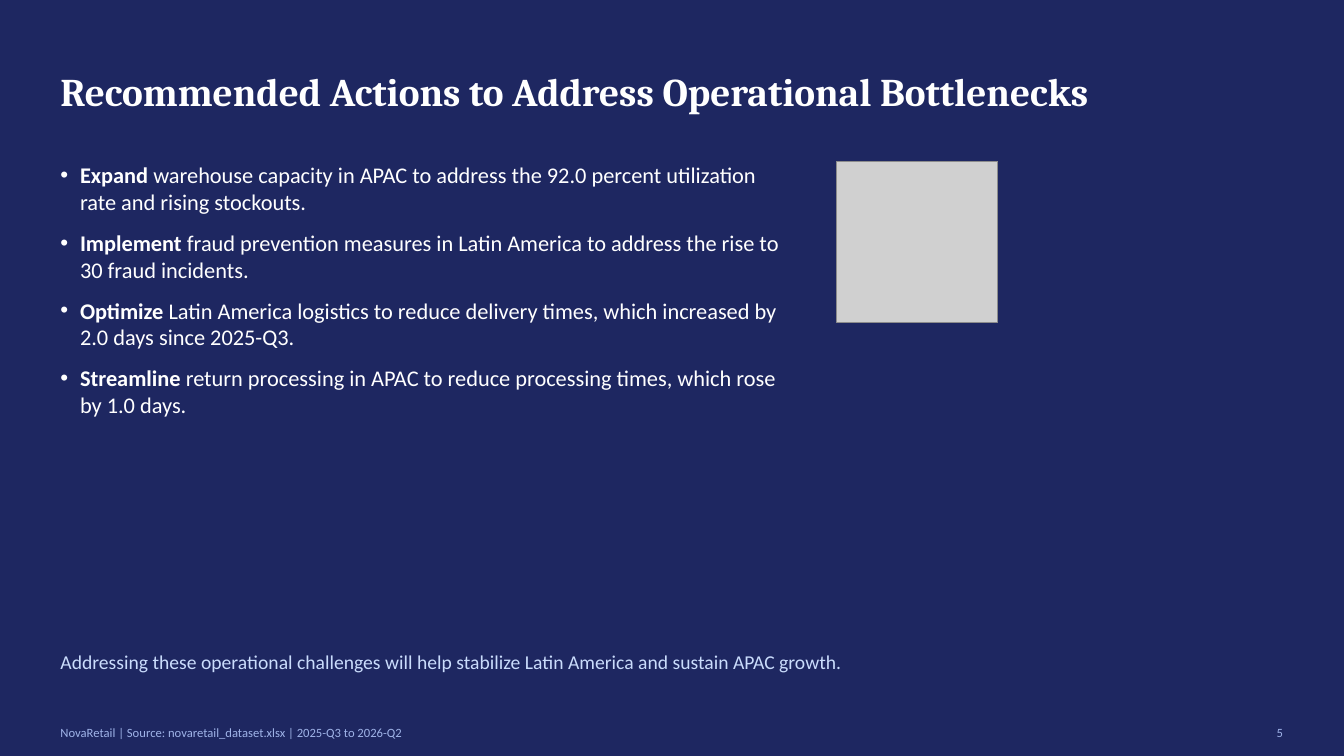
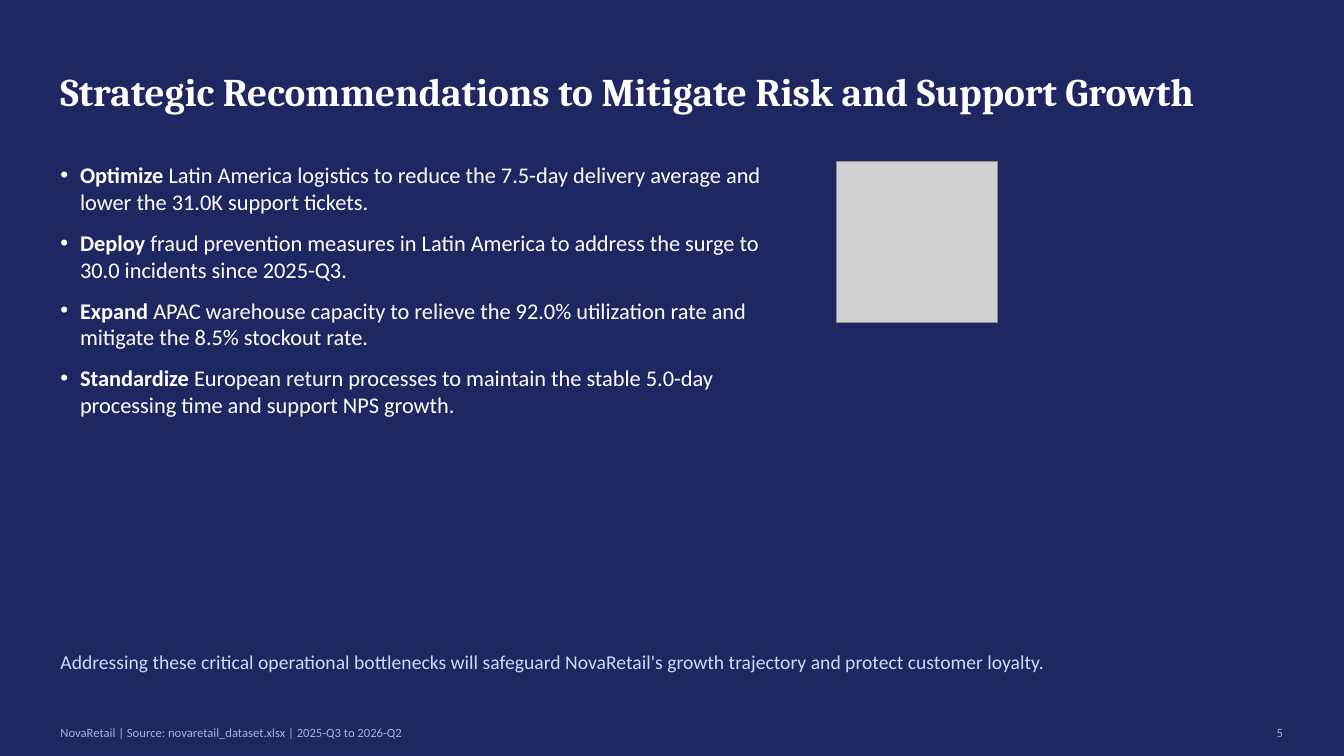
Before and after one commit to Chetan-Gupta1/GoogleADK_CapstoneProject, a slide deck: slide 5 of output/presentation.pptx. Drawn at 1344x756 pixels with LibreOffice and Linux fonts; fonts in the diff are those of the drawing; grey boxes stand for pictures. Boxes give left, top, right and bottom in pixels: in the first picture for what was removed or moved away, otherwise in the second. Text is boxed around its words. In the diff, an @@ line names an element or a change of style, - is before the commit and + after.

```diff
--- a/output/presentation.pptx
+++ b/output/presentation.pptx
@@ text at [60, 78, 1193, 115]: text changed @@
-Recommended Actions to Address Operational Bottlenecks
+Strategic Recommendations to Mitigate Risk and Support Growth
@@ text at [80, 167, 760, 417]: text changed @@
-• Expand warehouse capacity in APAC to address the 92.0 percent utilization rate and rising stockouts.
-• Implement fraud prevention measures in Latin America to address the rise to 30 fraud incidents.
-• Optimize Latin America logistics to reduce delivery times, which increased by 2.0 days since 2025-Q3.
-• Streamline return processing in APAC to reduce processing times, which rose by 1.0 days.
+• Optimize Latin America logistics to reduce the 7.5-day delivery average and lower the 31.0K support tickets.
+• Deploy fraud prevention measures in Latin America to address the surge to 30.0 incidents since 2025-Q3.
+• Expand APAC warehouse capacity to relieve the 92.0% utilization rate and mitigate the 8.5% stockout rate.
+• Standardize European return processes to maintain the stable 5.0-day processing time and support NPS growth.
@@ text at [60, 655, 1043, 673]: text changed @@
-Addressing these operational challenges will help stabilize Latin America and sustain APAC growth.
+Addressing these critical operational bottlenecks will safeguard NovaRetail's growth trajectory and protect customer loyalty.
```
Also in this commit, not shown: 4 other slides changed, 1 other file.
